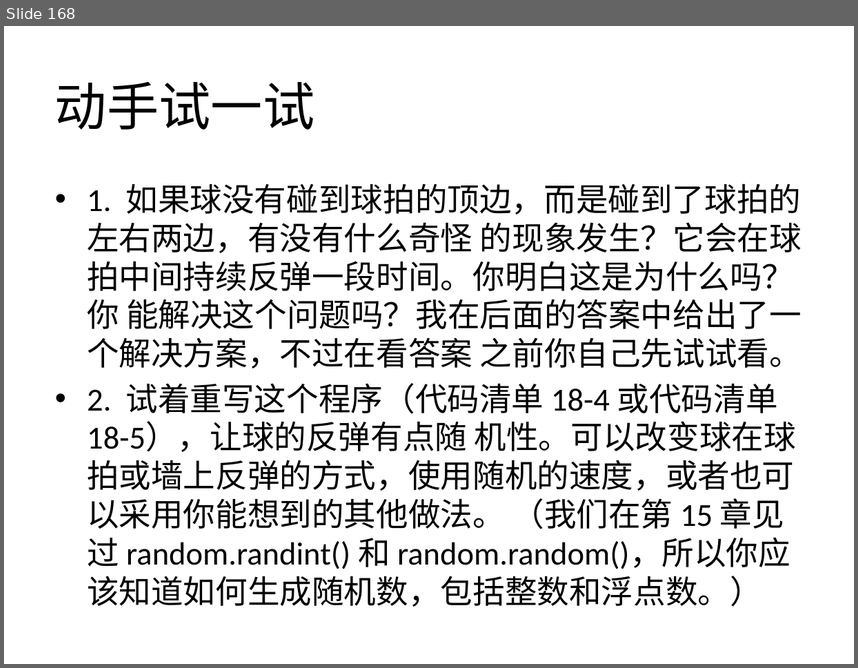
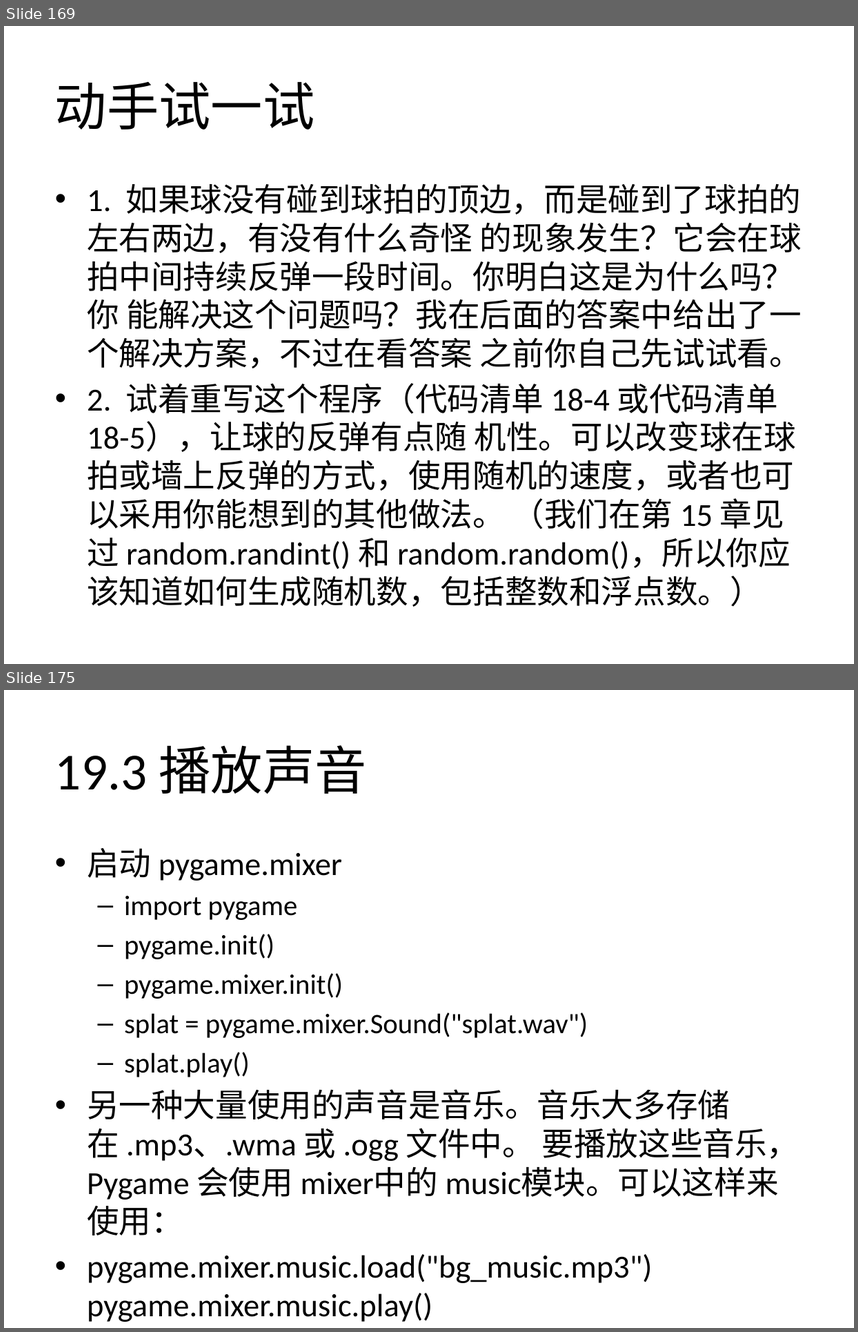
Before and after one commit to zhinan18/Python3, a slide deck: readme/Python3.pptx. Shown one above the other, each under a label of ours: slide 168 before the commit, slides 169 and 175 after it; the slides between them are not shown. The pictures are 858x668 and 858x1332 pixels, drawn with LibreOffice and Linux fonts; fonts in the diff are those of the drawing. Boxes give left, top, right and bottom in pixels: in the first picture for what was removed or moved away, otherwise in the second. Text is boxed around its words. In the diff, an @@ line names an element or a change of style, - is before the commit and + after.

```diff
--- a/readme/Python3.pptx
+++ b/readme/Python3.pptx
@@ slide 175 added at box(4, 690, 854, 1328), background #FFFFFF @@
@@ title added at box(55, 745, 367, 793), 44 pt, text #000000 @@
+19.3 播放声音
@@ text added at box(87, 848, 800, 1321), 27.2 pt, text #000000 @@
+• 启动 pygame.mixer
+  – import pygame
+  – pygame.init()
+  – pygame.mixer.init()
+  – splat = pygame.mixer.Sound("splat.wav")
+  – splat.play()
+• 另一种大量使用的声音是音乐。音乐大多存储在 .mp3、.wma 或 .ogg 文件中。 要播放这些音乐， Pygame 会使用 mixer中的 music模块。可以这样来使用：
+• pygame.mixer.music.load("bg_music.mp3") pygame.mixer.music.play()
@@ what was slide 168 is now slide 169 @@
```
Also in this commit, not shown: 2 slides changed, 24 other slides added, 17 other files.
